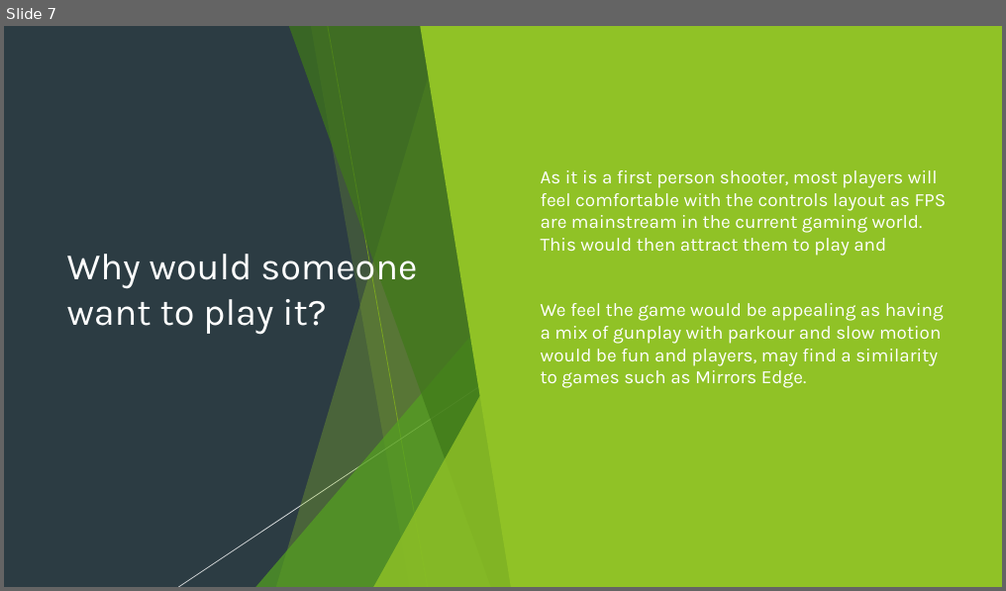
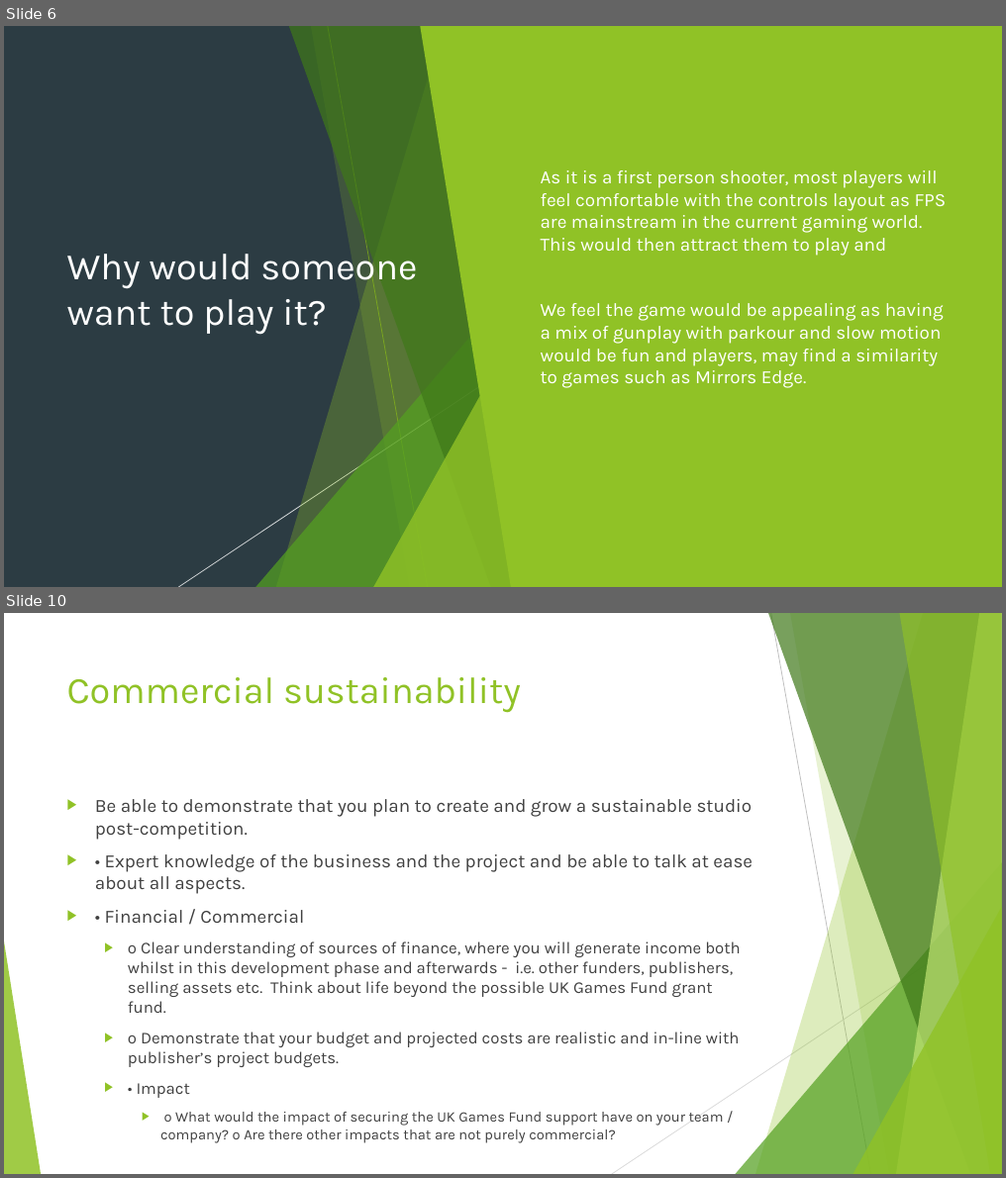
Before and after one commit to Pilokio/Tranzfuser, a slide deck: Virtual Pitch Presentation/Pitch.pptx. Shown one above the other, each under a label of ours: slide 7 before the commit, slides 6 and 10 after it; the slides between them are not shown. The pictures are 1006x591 and 1006x1178 pixels, drawn with LibreOffice and Linux fonts; fonts in the diff are those of the drawing. Boxes give left, top, right and bottom in pixels: in the first picture for what was removed or moved away, otherwise in the second. Text is boxed around its words. In the diff, an @@ line names an element or a change of style, - is before the commit and + after.

```diff
--- a/Virtual Pitch Presentation/Pitch.pptx
+++ b/Virtual Pitch Presentation/Pitch.pptx
@@ slide 10 added at box(4, 613, 1002, 1174), background #FFFFFF; not listed: 8 template elements that a slide beside it also shows @@
@@ line added from (771, 613) to (871, 1174), #BFBFBF 0.75 pt @@
@@ title added at box(67, 677, 521, 713), 36 pt, text #90C226 @@
+Commercial sustainability
@@ text added at box(95, 799, 752, 1144), 16 pt, text #404040 @@
+▶ Be able to demonstrate that you plan to create and grow a sustainable studio post-competition.
+▶ • Expert knowledge of the business and the project and be able to talk at ease about all aspects.
+▶ • Financial / Commercial
+  ▶ o Clear understanding of sources of finance, where you will generate income both whilst in this development phase and afterwards - i.e. other funders, publishers, selling assets etc. Think about life beyond the possible UK Games Fund grant fund.
+  ▶ o Demonstrate that your budget and projected costs are realistic and in-line with publisher’s project budgets.
+  ▶ • Impact
+    ▶ o What would the impact of securing the UK Games Fund support have on your team / company? o Are there other impacts that are not purely commercial?
@@ line added from (1002, 915) to (612, 1174), #D9D9D9 0.75 pt @@
@@ what was slide 7 is now slide 6 @@
```
Also in this commit, not shown: 3 other slides added, 1 slide removed.
